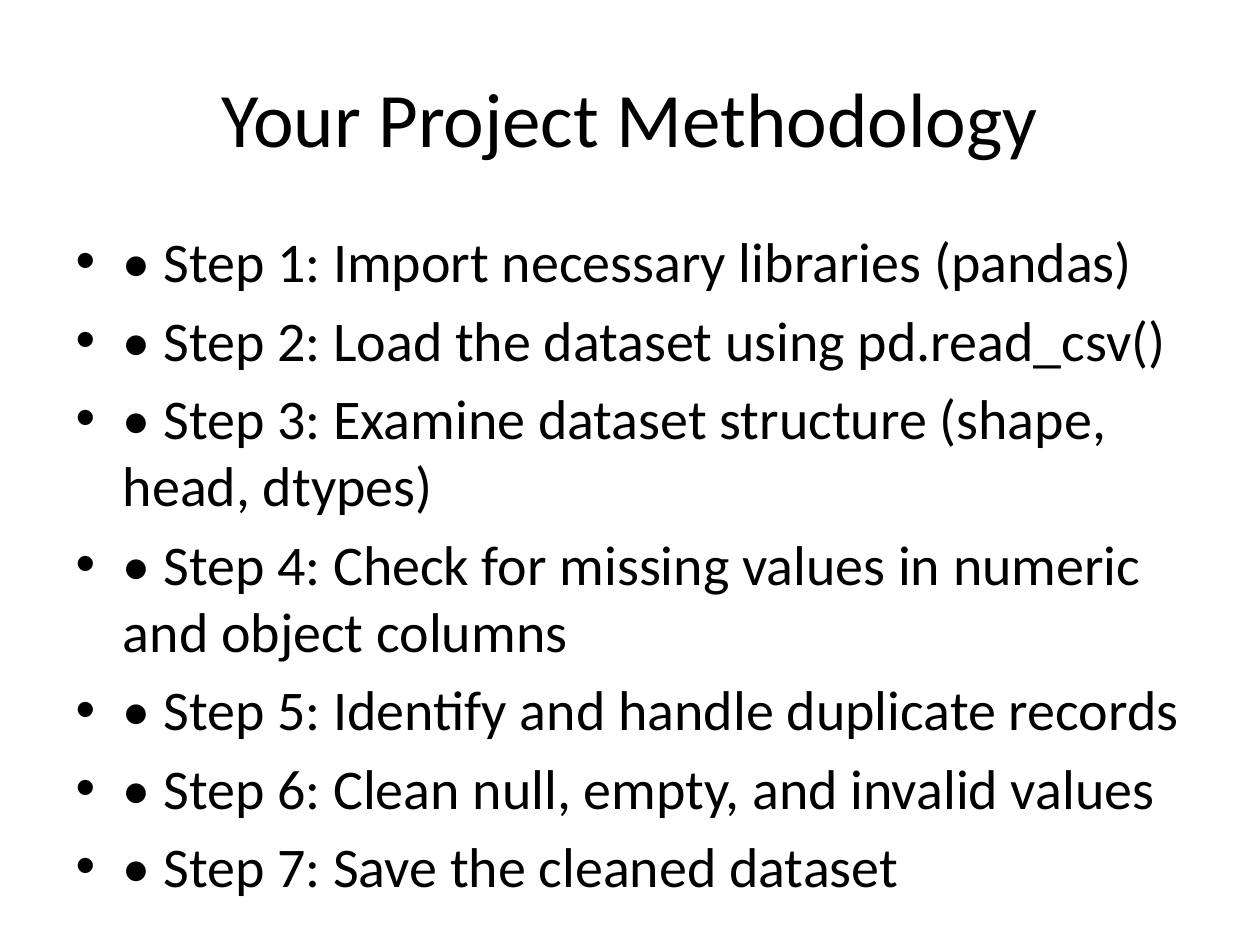
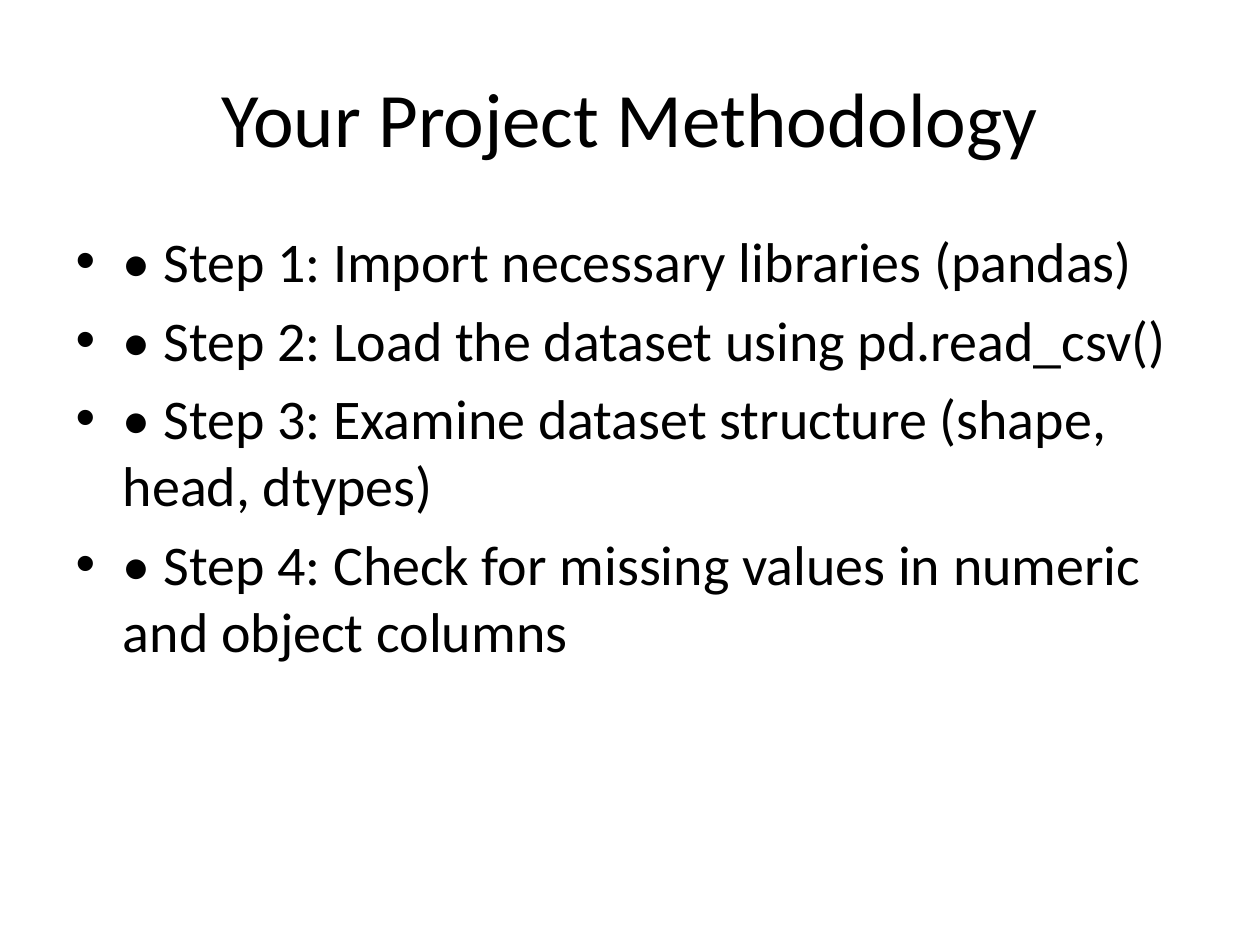
Before and after one commit to AhmadFarazWeb3Developer/Ethereum-Fraud-Detection-Using-AI, a slide deck: slide 4 of Assignment_01/Assignment_01_Presentation.pptx. Drawn at 1260x945 pixels with LibreOffice and Linux fonts; fonts in the diff are those of the drawing. Boxes give left, top, right and bottom in pixels: in the first picture for what was removed or moved away, otherwise in the second. Text is boxed around its words. In the diff, an @@ line names an element or a change of style, - is before the commit and + after.

Commit message:
updating ppts

```diff
--- a/Assignment_01/Assignment_01_Presentation.pptx
+++ b/Assignment_01/Assignment_01_Presentation.pptx
@@ text at <box>163,691,1179,896</box>: paragraphs removed @@
-• • Step 5: Identify and handle duplicate records
-• • Step 6: Clean null, empty, and invalid values
-• • Step 7: Save the cleaned dataset
```
Also in this commit, not shown: 1 slide added, 4 other files.
